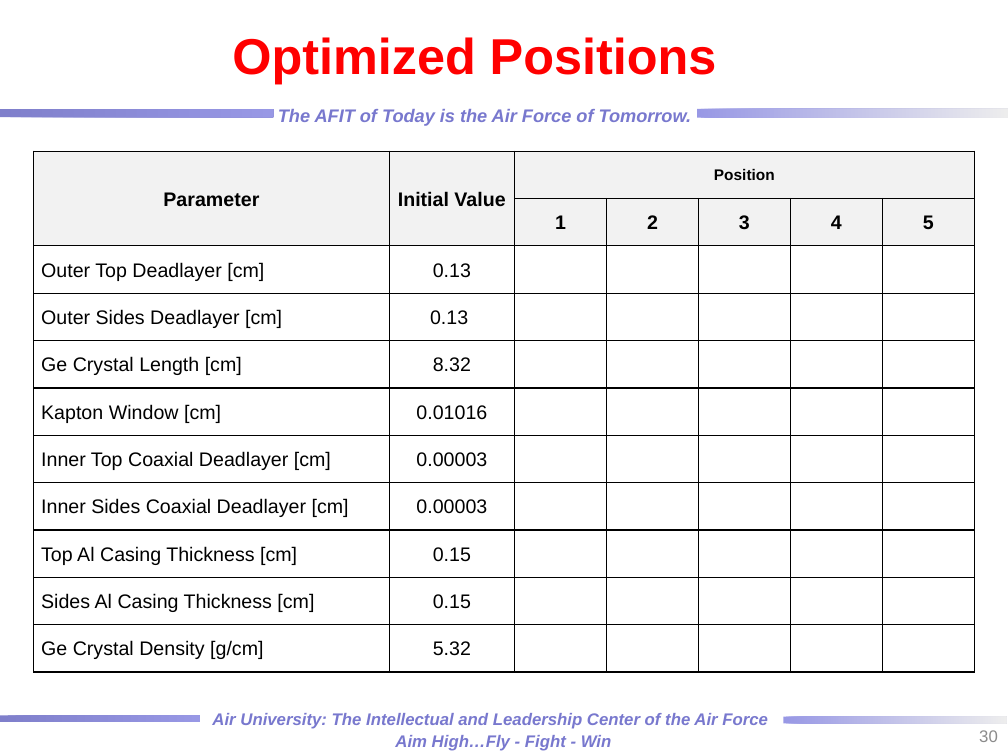
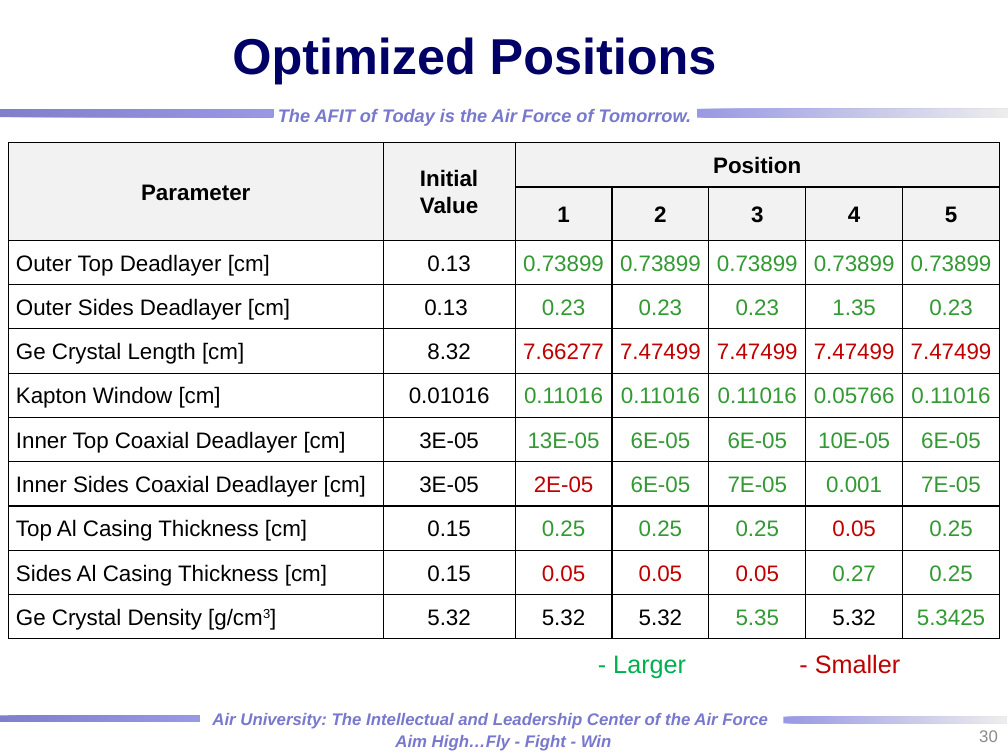
Before and after one commit to rtorzilli/GeDetector-Project, a slide deck: slide 30 of Report/HPGe_Automation Optimization_MCNP_Model.pptx. Drawn at 1008x756 pixels with LibreOffice and Linux fonts; fonts in the diff are those of the drawing; background and template pictures are left out. Boxes give left, top, right and bottom in pixels: in the first picture for what was removed or moved away, otherwise in the second. Text is boxed around its words. In the diff, an @@ line names an element or a change of style, - is before the commit and + after.

```diff
--- a/Report/HPGe_Automation Optimization_MCNP_Model.pptx
+++ b/Report/HPGe_Automation Optimization_MCNP_Model.pptx
@@ title "Optimized Positions" at <box>232,37,717,84</box>: text colour #FF0000 to #000066 @@
@@ table at <box>8,143,999,634</box> @@
-row 3: Outer Top Deadlayer [cm] | 0.13 |  |  |  |  | 
+row 3: Outer Top Deadlayer [cm] | 0.13 | 0.73899 | 0.73899 | 0.73899 | 0.73899 | 0.73899
-row 4: Outer Sides Deadlayer [cm] | 0.13 |  |  |  |  | 
+row 4: Outer Sides Deadlayer [cm] | 0.13 | 0.23 | 0.23 | 0.23 | 1.35 | 0.23
-row 5: Ge Crystal Length [cm] | 8.32 |  |  |  |  | 
+row 5: Ge Crystal Length [cm] | 8.32 | 7.66277 | 7.47499 | 7.47499 | 7.47499 | 7.47499
-row 6: Kapton Window [cm] | 0.01016 |  |  |  |  | 
+row 6: Kapton Window [cm] | 0.01016 | 0.11016 | 0.11016 | 0.11016 | 0.05766 | 0.11016
-row 7: Inner Top Coaxial Deadlayer [cm] | 0.00003 |  |  |  |  | 
+row 7: Inner Top Coaxial Deadlayer [cm] | 3E-05 | 13E-05 | 6E-05 | 6E-05 | 10E-05 | 6E-05
-row 8: Inner Sides Coaxial Deadlayer [cm] | 0.00003 |  |  |  |  | 
+row 8: Inner Sides Coaxial Deadlayer [cm] | 3E-05 | 2E-05 | 6E-05 | 7E-05 | 0.001 | 7E-05
-row 9: Top Al Casing Thickness [cm] | 0.15 |  |  |  |  | 
+row 9: Top Al Casing Thickness [cm] | 0.15 | 0.25 | 0.25 | 0.25 | 0.05 | 0.25
-row 10: Sides Al Casing Thickness [cm] | 0.15 |  |  |  |  | 
+row 10: Sides Al Casing Thickness [cm] | 0.15 | 0.05 | 0.05 | 0.05 | 0.27 | 0.25
-row 11: Ge Crystal Density [g/cm] | 5.32 |  |  |  |  | 
+row 11: Ge Crystal Density [g/cm3] | 5.32 | 5.32 | 5.32 | 5.35 | 5.32 | 5.3425
@@ size 14 to 16 pt in "Parameter", "Initial Value", "1", "2" and 18 more places @@
@@ size 11 to 16 pt in "Position" @@
@@ table: place and size @@
-table at <box>33,151,973,672</box>
+table at <box>8,143,999,634</box>
@@ text added at <box>613,654,900,679</box>, 18 pt, text #C00000 @@
+- Larger - Smaller
```
Also in this commit, not shown: 6 other slides changed, 2 slides added, 1 other file.
